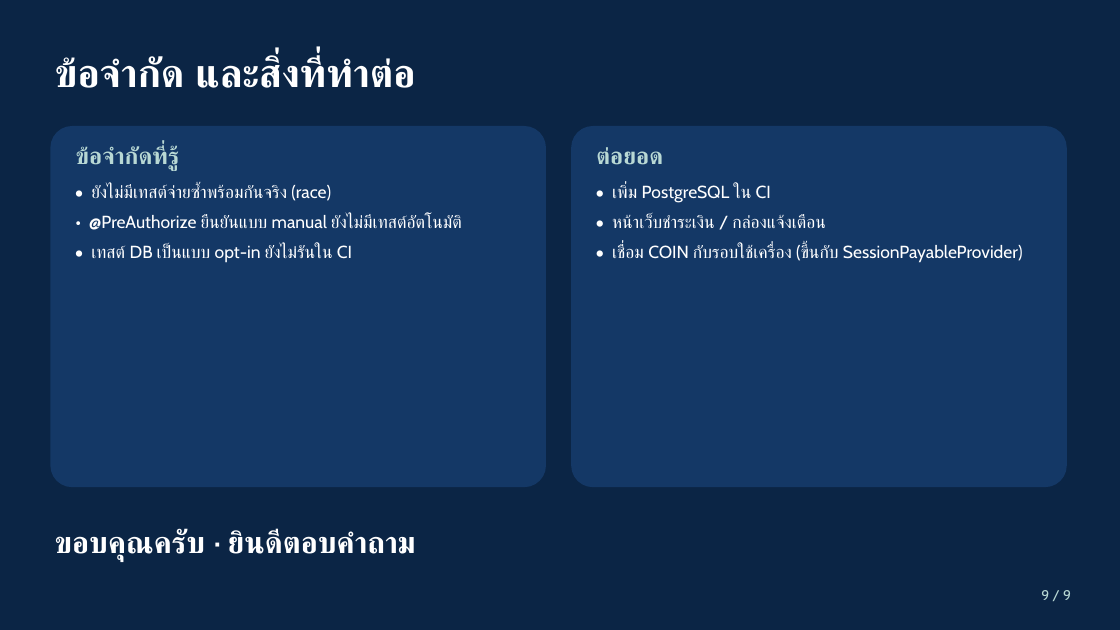
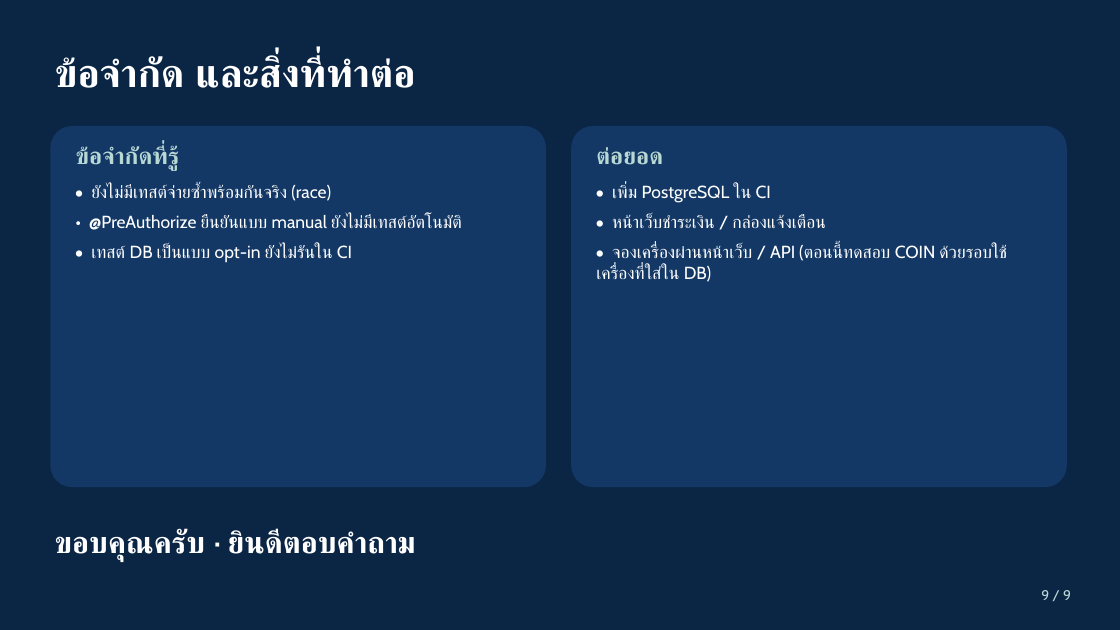
Before and after one commit to Oakiez/Laundry-Hub, a slide deck: slide 9 of doc/slide/shogun-payment-notification.pptx. Drawn at 1120x630 pixels with LibreOffice and Linux fonts; fonts in the diff are those of the drawing. Boxes give left, top, right and bottom in pixels: in the first picture for what was removed or moved away, otherwise in the second. Text is boxed around its words. In the diff, an @@ line names an element or a change of style, - is before the commit and + after.

Commit message:
docs: record end-to-end COIN and cash payment results for machine sessions

```diff
--- a/doc/slide/shogun-payment-notification.pptx
+++ b/doc/slide/shogun-payment-notification.pptx
@@ text at (596,245,1007,282): text changed @@
-• เชื่อม COIN กับรอบใช้เครื่อง (ขึ้นกับ SessionPayableProvider)
+• จองเครื่องผ่านหน้าเว็บ / API (ตอนนี้ทดสอบ COIN ด้วยรอบใช้เครื่องที่ใส่ใน DB)
```
Also in this commit, not shown: 1 other slide changed, 2 other files.
